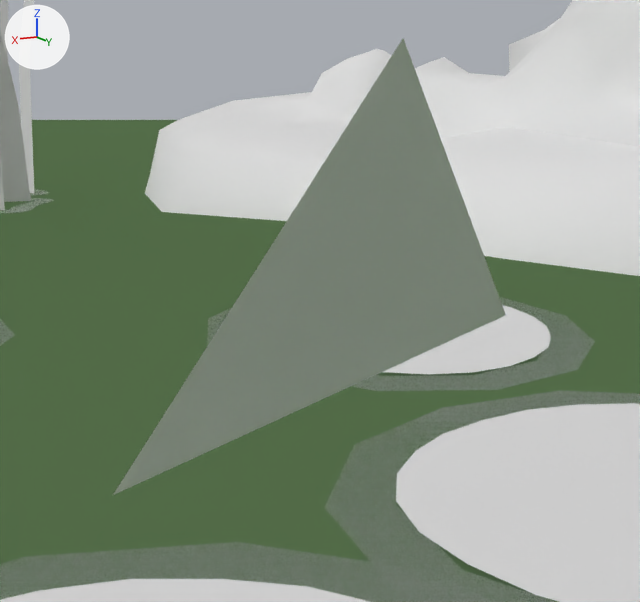
Before and after pictures for a commit that changed the Blender file Game/Outdoors.blend.
Before and after are seen from a 50 mm camera at (108.36, -88.71, 11.06) aimed at (108.21, -88.99, 10.99). Arrows for +X, +Y and +Z are at upper left; the lights stay in place.

The first picture shows 'BasicKit', 'Island', 'Lily1', 'Lily1.001', 'Lily1.011', 'Reeds2', 'Reeds3'.
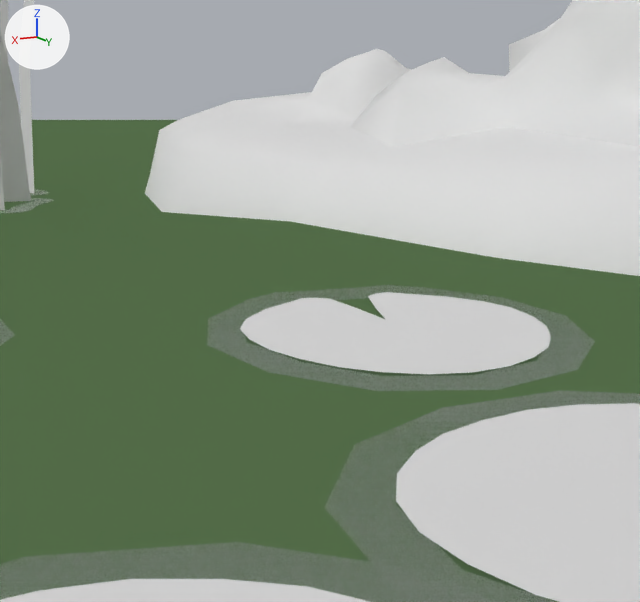
Boxes [x1, y1, x2, y2] around the edits, measured in the pictures (640 x 602 px):
'BasicKit', deleted: before [113, 38, 506, 495]
'Lily1', unchanged, uncovered by the edit: before [207, 298, 595, 391]; after [207, 285, 595, 391]

Edits to the bpy script that builds the scene:
```text
Change col_basickit:
    remove col_basickit.objects.link(ob_maingoalmanager)
    remove col_basickit.objects.link(ob_shaderctl)
    remove col_basickit.objects.link(ob_sessionmanager)
    remove col_basickit.objects.link(ob_cameracollider)
    remove col_basickit.objects.link(ob_cursor)
    remove col_basickit.objects.link(ob_director)
    remove col_basickit.objects.link(ob_cameraactor)
    remove col_basickit.objects.link(ob_g_bxt)
Remove ob_maingoalmanager:
    ob_maingoalmanager = bpy.data.objects.new('MainGoalManager', None)
    ob_maingoalmanager.location = (0.0, 0.0, 0.0)
Remove ob_shaderctl:
    ob_shaderctl = bpy.data.objects.new('ShaderCtl', None)
    ob_shaderctl.location = (0.0, 0.0, 0.0)
Remove ob_sessionmanager:
    ob_sessionmanager = bpy.data.objects.new('SessionManager', None)
    ob_sessionmanager.location = (0.0, 0.0, 0.0)
Remove ob_cameracollider:
    ob_cameracollider = bpy.data.objects.new('CameraCollider', me_cube_037)
    ob_cameracollider.location = (0.0, 0.0, 0.0)
    ob_cameracollider.hide_render = True
Remove ob_cursor:
    ob_cursor = bpy.data.objects.new('Cursor', None)
    ob_cursor.location = (0.0, 0.0, 0.0)
Remove ob_director:
    ob_director = bpy.data.objects.new('Director', None)
    ob_director.location = (0.0, 0.0, 0.0)
Remove ob_cameraactor:
    ob_cameraactor = bpy.data.objects.new('CameraActor', me_plane_001)
    ob_cameraactor.location = (0.0, 0.0, 0.0)
Remove ob_g_bxt:
    ob_g_bxt = bpy.data.objects.new('G_BXT', None)
    ob_g_bxt.location = (0.0, 0.0, 0.0)
    ob_g_bxt.show_instancer_for_render = False
    ob_g_bxt.instance_type = 'COLLECTION'
    ob_g_bxt.instance_collection = col_g_bxt
```
